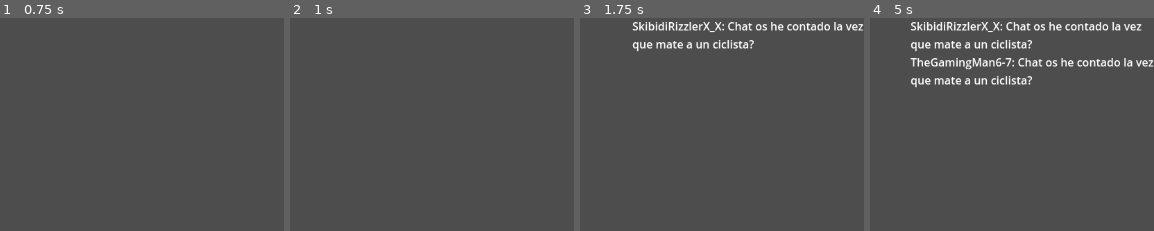
Above: before the commit, frames 1-4 (left to right).
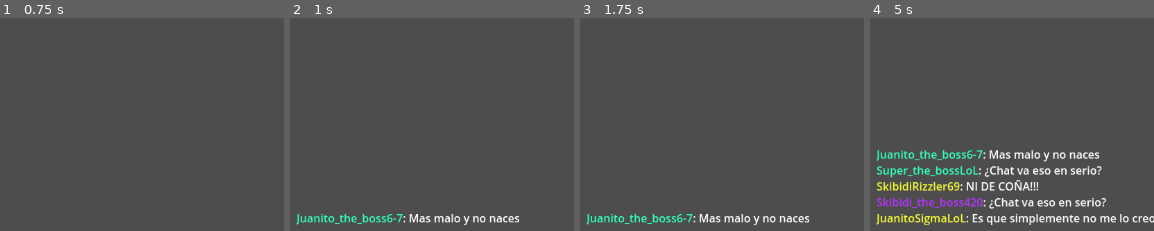
Above: after the commit, the same moments.

Repository: JP-666/SpeedRun
Game: Godot game, scene res://speedrun.tscn
The game is run twice, just before and just after one commit, with the same random seed, the same clock (stepped at 60 frames per second) and the same inputs. Before the commit the project has no main scene; this scene is started directly in both runs.
Inputs:
- Up to frame 1 (0.75 s): tap Enter at 0.5 s
- Up to frame 2 (1 s): no input
- Up to frame 3 (1.75 s): tap Space at 1.25 s
- Up to frame 4 (5 s): tap Enter at 2.75 s; tap Space at 4.25 s

Frame 1 is identical in both runs. In frame 2, 1.6% of the frame differs, in the area x 2-81%, y 92-98%; in frame 3, 4.3%; in frame 4, 14%, in the area x 2-100%, y 1-98%.

Commit message:
Cambiar el metodo de composicion de mensajes para solo usar un array
Tambien se han añadido algunos colores a los mensajes, esto requiere usar un RichTextLabel, con el BBCode

Diff:
--- a/Princ.gd
+++ b/Princ.gd
@@ -1,15 +1,28 @@
 extends Control
 
 var Mensajes = JSON.parse_string(FileAccess.get_file_as_string("res://mensajes.json"))
-
+var Colores = [
+	"#FF5733",  # Rojo cor
+	"#33FF57",  # Verde neon
+	"#3357FF",  # Azul elec
+	"#F3FF33",  # Amarillo bri
+	"#FF33F3",  # Magenta vibr
+	"#33FFF3",  # Cian aguamar
+	"#A033FF",  # Púrpura intenso
+	"#FFB833",  # Naranja cal
+	"#33FFB8",  # Menta
+	"#B833FF"   # Violeta
+]
 
 func EnviarChat() -> void:
-	print("Ej")
+
 	var Mensaje : String = ""
+	Mensaje+=str("[color=",Colores.pick_random(),"]")
 	Mensaje+=Mensajes["NombresUsuarioPARTE1"].pick_random()
 	Mensaje+=Mensajes["NombresUsuarioPARTE2"].pick_random()
 	Mensaje+=Mensajes["NombresUsuarioPARTE3"].pick_random()
-	Mensaje+=": "
-	Mensaje+=Mensajes[["ArrayMensajes","ArrayMensajesNegativos","ArrayMensajesRaros"].pick_random()].pick_random()
+	Mensaje+="[/color]: "
+	Mensaje+=Mensajes["ArrayMensajes"].pick_random()
 	Mensaje+="\n"
-	$CajaTwichChat/TwichChat.text+=Mensaje
+	$CajaTwichChat/SC/TwichChat.text+=Mensaje
+	$CajaTwichChat/SC.scroll_vertical=-1
--- a/mensajes.json
+++ b/mensajes.json
@@ -4,27 +4,33 @@
 		"Buen stream",
 		"¿Es verdad lo del 11-S?",
 		"¿Chat va eso en serio?",
-	],
-	"ArrayMensajesNegativos": [
+		"NI DE COÑA!!!",
+		"Es que simplemente no me lo creo",
 		"Menuda m1erda de speedrunner",
-		"Ni de cerca llegas al WR,\nel JuanitoGamer615 lo ha hecho en 6 minutos"
-	],
-	"ArrayMensajesRaros": [
-		"Chat os he contado la vez\nque mate a un ciclista?"
-	],
+		"Ni de cerca llegas al WR, el JuanitoGamer615 lo ha hecho en 6 minutos",
+		"Mas malo y no naces",
+		"Chat os he contado la vez que mate a un ciclista?",
+		],
 	"NombresUsuarioPARTE1": [
 		"TheGaming",
 		"Super",
 		"Skibidi",
+		"Juanito",
+		"Pepe_",
+		"SupermanFan"
 	],
 	"NombresUsuarioPARTE2": [
 		"Rizzler",
 		"Man",
 		"Sigma",
+		"knight",
+		"_the_boss"
 	],
 	"NombresUsuarioPARTE3": [
 		"69",
 		"6-7",
-		"X_X"
+		"X_X",
+		"420",
+		"LoL",
 	],
 }
--- a/project.godot
+++ b/project.godot
@@ -11,6 +11,7 @@
 [application]
 
 config/name="Speedrun"
+run/main_scene="uid://o4tkm5tqgclo"
 config/features=PackedStringArray("4.5", "GL Compatibility")
 config/icon="res://icon.svg"
 
--- a/speedrun.tscn
+++ b/speedrun.tscn
@@ -12,7 +12,6 @@
 script = ExtResource("1_57eqq")
 
 [node name="Temp_Chat" type="Timer" parent="."]
-wait_time = 1.6999999999999997
 autostart = true
 
 [node name="CajaCamaraYSegmentos" type="VBoxContainer" parent="."]
@@ -28,11 +27,22 @@
 anchor_left = 1.0
 anchor_right = 1.0
 anchor_bottom = 1.0
-offset_left = -192.0
+offset_left = -400.0
+offset_right = 18.0
 grow_horizontal = 0
 grow_vertical = 2
 
-[node name="TwichChat" type="Label" parent="CajaTwichChat"]
+[node name="SC" type="ScrollContainer" parent="CajaTwichChat"]
+custom_minimum_size = Vector2(400, 300)
 layout_mode = 2
+follow_focus = true
+
+[node name="TwichChat" type="RichTextLabel" parent="CajaTwichChat/SC"]
+custom_minimum_size = Vector2(410, 300)
+layout_mode = 2
+bbcode_enabled = true
+scroll_following = true
+autowrap_mode = 2
+vertical_alignment = 2
 
 [connection signal="timeout" from="Temp_Chat" to="." method="EnviarChat"]
